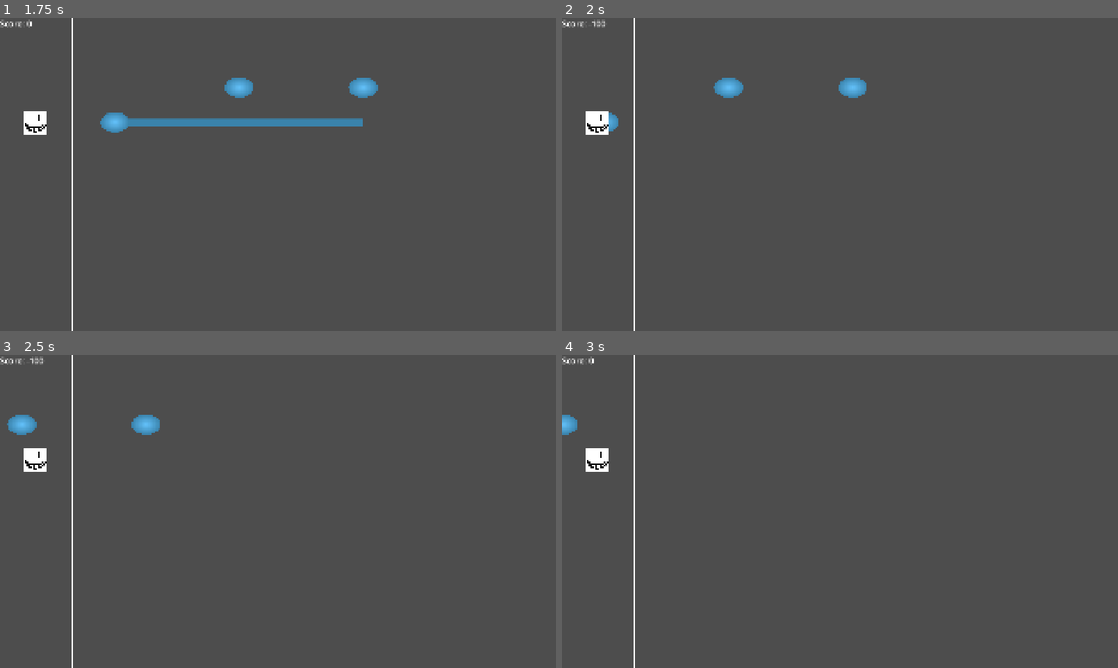
Above: before the commit, frames 1-4 (two rows, left to right).
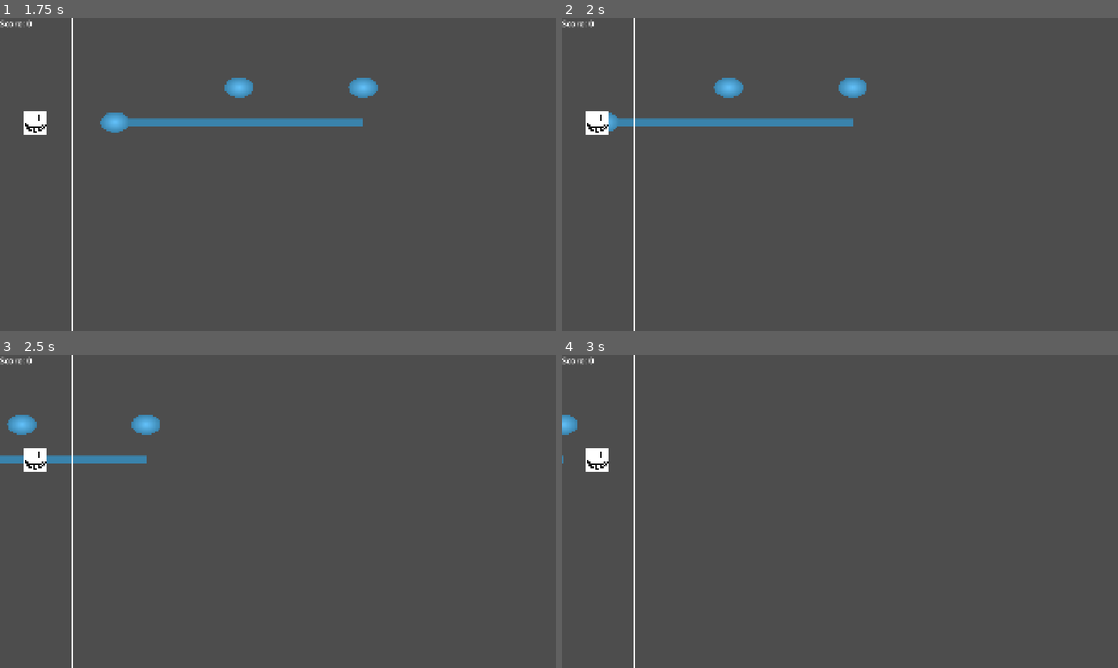
Above: after the commit, the same moments.

Repository: Mangod4435/project-dasher
Game: Godot game, scene res://Scenes/MainGame.tscn
Same seed, same stepped clock (60 frames per second), same inputs: the game is played once before the commit and once after it.
Inputs:
- Up to frame 1 (1.75 s): tap Enter at 0.5 s
- Up to frame 2 (2 s): no input
- Up to frame 3 (2.5 s): no input
- Up to frame 4 (3 s): no input

Frame 1 is identical in both runs. In frame 2, 1.2% of the frame differs, in the area x 4-53%, y 0-35%; in frame 3, 0.6%; in frame 4, less than 0.1%.

Commit message:
fix: fix note hold note judgement
note: one bug left, there is an "ending bug" it's been canceled out by realese early and in side the end box, it'll +!00 and -100 at the same time
2nd note: edit pipis import due to changing to macos

Diff:
--- a/Scripts/Note.gd
+++ b/Scripts/Note.gd
@@ -1,16 +1,23 @@
 extends Area2D
 
 const SPEED = 10
-signal on_note_touch_baseline
 var _inp_event: InputEvent
 var _BaseLine_x_pos: float
+var _touching_baseline: bool = false
 
 func _unhandled_input(event: InputEvent) -> void:
 	_inp_event = event
+	# Check judgement live on every input event instead of only on the single
+	# physics frame the overlap began — otherwise a keypress has to land on
+	# that exact frame or it's missed entirely.
+	if _touching_baseline:
+		_on_note_touch()
 
 func _ready() -> void:
-	on_note_touch_baseline.connect(_on_note_touch)
+	collision_layer = 2
+	collision_mask = 1
 	area_entered.connect(_on_area_enter)
+	area_exited.connect(_on_area_exit)
 	_BaseLine_x_pos = get_node("/root/GameScene/BaseLine").position.x
 
 func _physics_process(_delta: float) -> void:
@@ -37,4 +44,8 @@
 
 func _on_area_enter(area: Area2D):
 	if area.is_in_group("BaseLine"):
-		on_note_touch_baseline.emit()
+		_touching_baseline = true
+
+func _on_area_exit(area: Area2D):
+	if area.is_in_group("BaseLine"):
+		_touching_baseline = false
Not shown, changed: Sprites/pipis.svg.import
